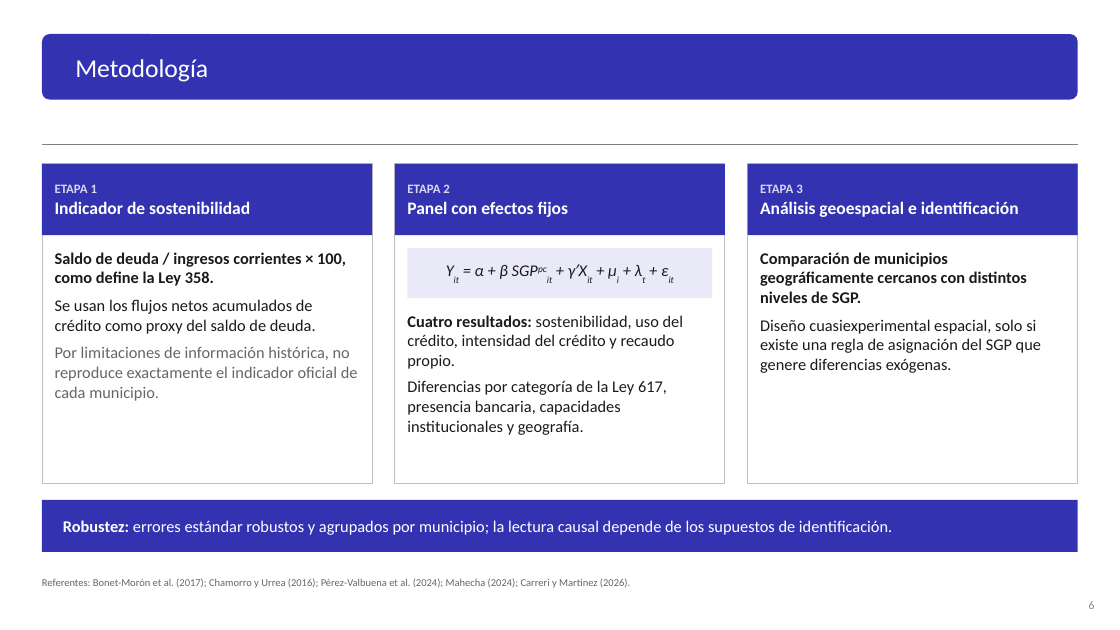
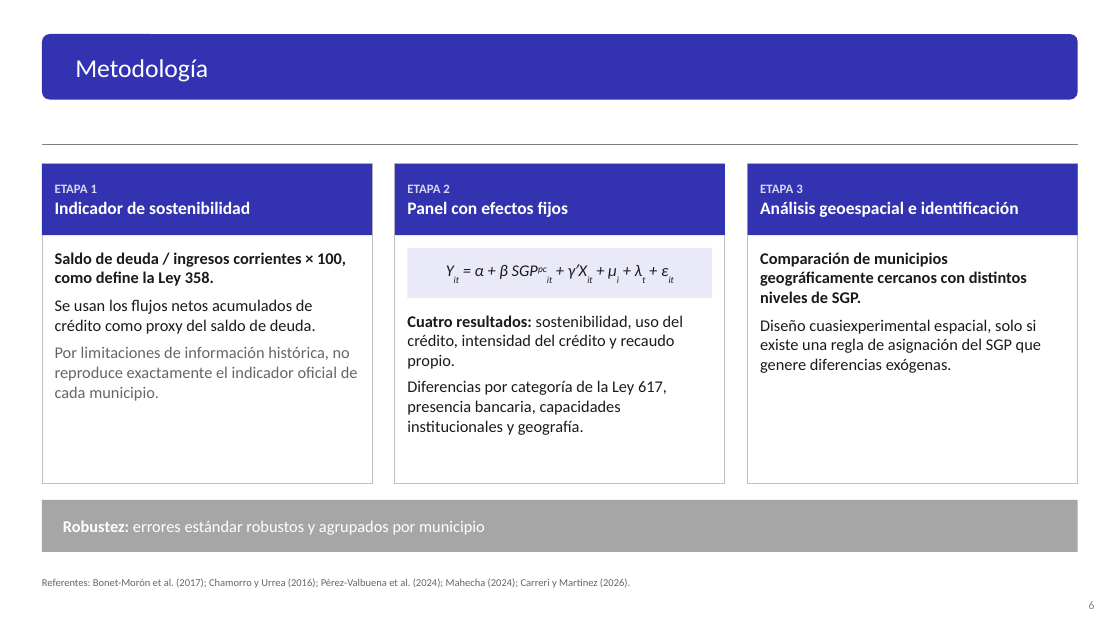
Before and after one commit to Laurarivera34/TESIS_MECA, a slide deck: slide 18 of docs/slides/asesores/Presentación_LauraRivera.pptx (slide 27 before the commit). Drawn at 1120x630 pixels with LibreOffice and Linux fonts; fonts in the diff are those of the drawing. Boxes give left, top, right and bottom in pixels: in the first picture for what was removed or moved away, otherwise in the second. Text is boxed around its words. In the diff, an @@ line names an element or a change of style, - is before the commit and + after.

```diff
--- a/docs/slides/asesores/Presentación_LauraRivera.pptx
+++ b/docs/slides/asesores/Presentación_LauraRivera.pptx
@@ rectangle "Robustez: errores estándar robustos y ..." at bbox=[42, 500, 1078, 552]: fill #3333B2 to #A6A6A6 @@
@@ text in rectangle at bbox=[63, 520, 485, 535]: text changed @@
-Robustez: errores estándar robustos y agrupados por municipio; la lectura causal depende de los supuestos de identificación.
+Robustez: errores estándar robustos y agrupados por municipio
```
Also in this commit, not shown: 11 other slides changed, 17 slides added, 17 slides removed, 7 other files.
